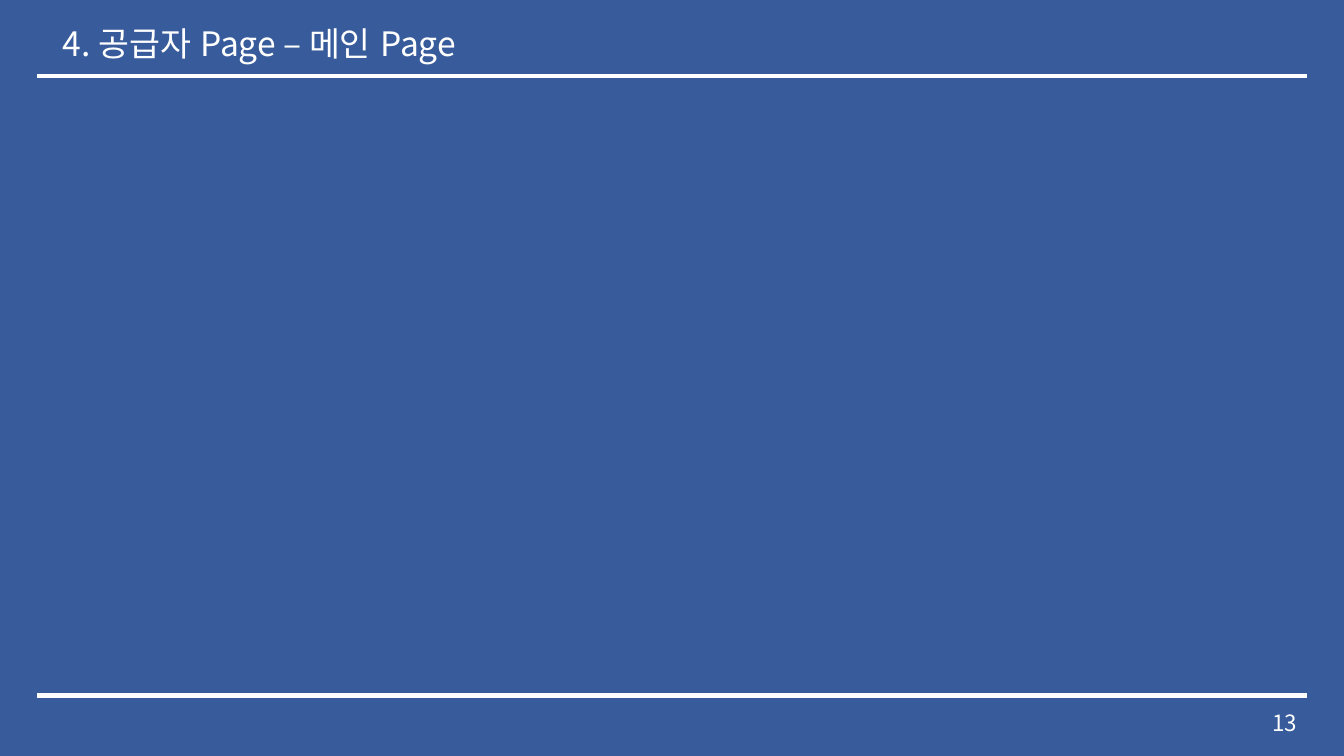
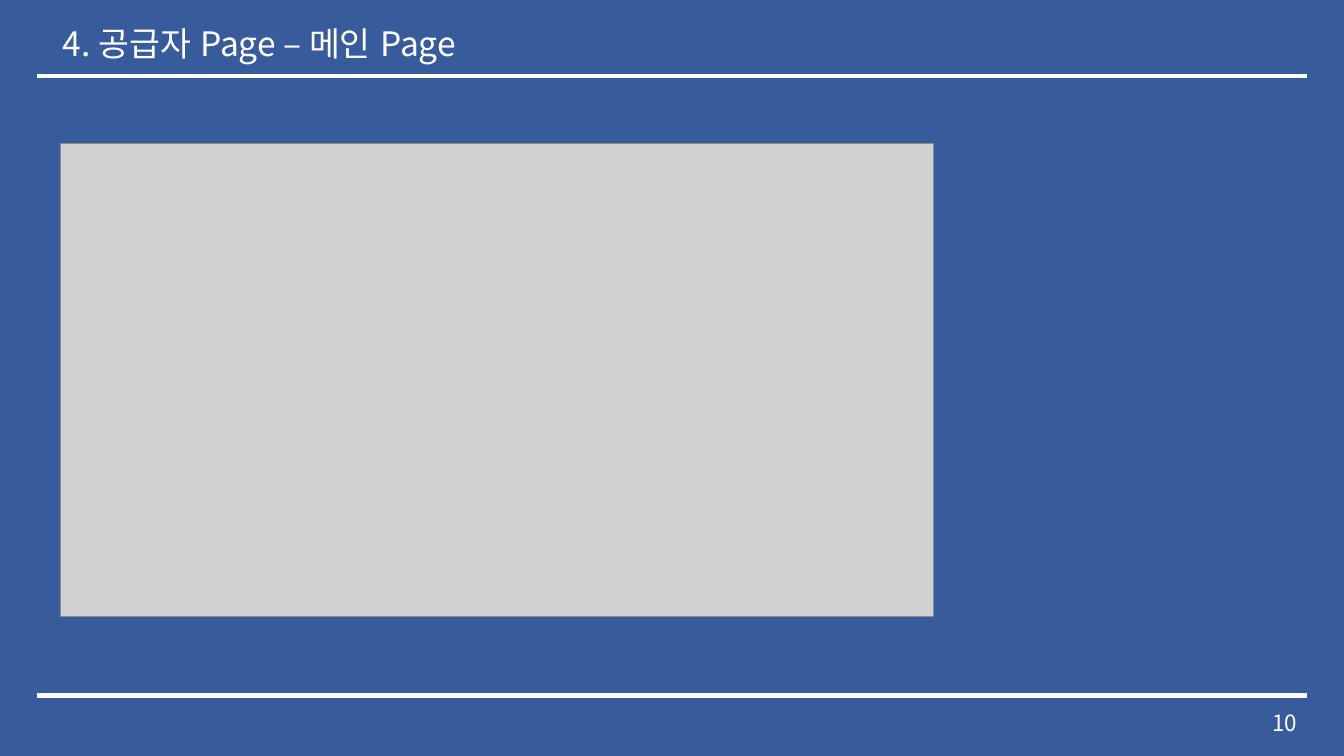
Before and after one commit to lx9203/fulfillmentBlue, a slide deck: slide 10 of Fulfillment 중간발표.pptx (slide 13 before the commit). Drawn at 1344x756 pixels with LibreOffice and Linux fonts; fonts in the diff are those of the drawing; grey boxes stand for pictures. Boxes give left, top, right and bottom in pixels: in the first picture for what was removed or moved away, otherwise in the second. Text is boxed around its words. In the diff, an @@ line names an element or a change of style, - is before the commit and + after.

```diff
--- a/Fulfillment 중간발표.pptx
+++ b/Fulfillment 중간발표.pptx
@@ picture added at bbox=[60, 143, 934, 616] @@
@@ page number at bbox=[1272, 714, 1297, 732]: text changed @@
-13
+10
```
Also in this commit, not shown: 10 other slides changed, 3 slides removed, 15 other files.
